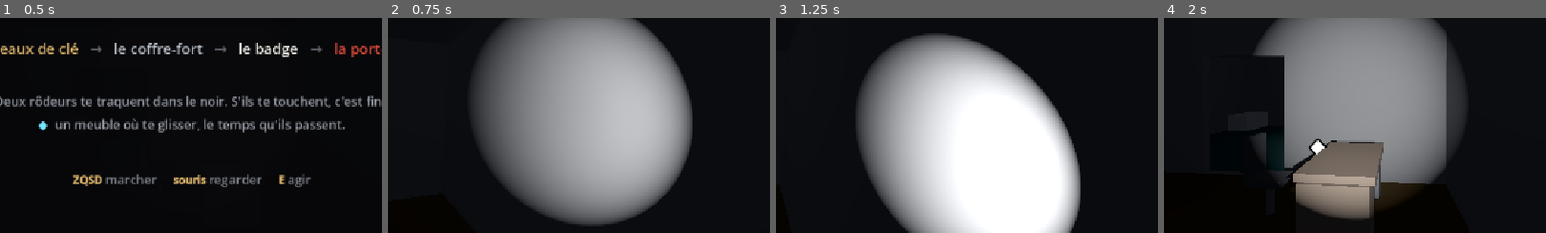
Above: before the commit, frames 1-4 (left to right).
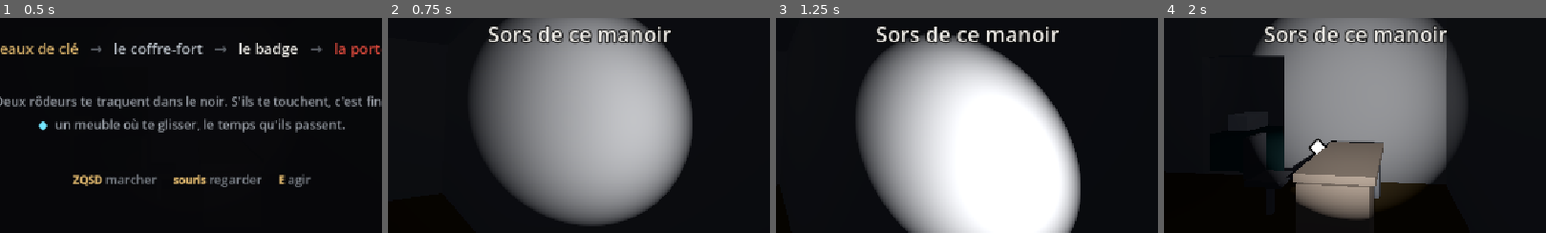
Above: after the commit, the same moments.

Repository: Kinder2149/escape-room
Game: Godot game, scene res://jeu.tscn
Two runs of this game, one before a commit and one after it. Both use one fixed random seed, a clock stepped at 60 frames per second and the inputs below.
Inputs (mouse positions are % of the whole screen's width and height, from its top left):
- Up to frame 1 (0.5 s): no input
- Up to frame 2 (0.75 s): tap Enter at 0.5 s; move the mouse to (72, 45) at 0.52 s; hold D (droite) from 0.53 s (still down); hold E (agir) from 0.53 s (still down); click (72, 45) at 0.67 s
- Up to frame 3 (1.25 s): keep holding D (droite); keep holding E (agir)
- Up to frame 4 (2 s): tap Space at 1.25 s; move the mouse to (45, 50) at 1.27 s; release D (droite) at 1.28 s; release E (agir) at 1.28 s; hold Z (avancer) from 1.28 s (still down); tap S (reculer) at 1.35 s
The pictures show only the part of the screen within x 25-75%, y 33-83%; the shares and areas given below are measured in that part.

Frame 1 is identical in both runs. In frame 2, 2.1% of the frame differs, in the area x 26-74%, y 3-12%; in frame 3, 1.6%; in frame 4, 2.2%.

Commit message:
Le jet 12 est clos : le manoir s'explique
Étape 3 et clôture. « Sors de ce manoir » s'affiche au moment où le
joueur reprend la main, quatre secondes, puis un fondu. Placée au-dessus
du centre pour ne pas masquer la pièce du réveil ; en fondu parce qu'un
texte qui s'éteint sèchement accroche l'oeil pile quand on commence à
explorer.

LE JET EN UN MOT : n'importe qui peut désormais jouer. Jusqu'à
aujourd'hui le jeu n'indiquait NULLE PART quelles touches appuyer.

Ce qu'il a coûté : aucune scène nouvelle (dix sur vingt), aucune règle de
jeu touchée, aucun chiffre d'équilibrage modifié, aucun document nouveau.

Ce qu'il a rapporté au-delà de son objet :
- le panneau enseigne le code couleur du jet 10 avant qu'on entre, ce que
  le jet 10 n'avait jamais fait ;
- la victoire relance enfin — défaut vieux des jets 1 à 5, affirmé résolu
  par PLAN.md, invisible au filet par construction ;
- une bombe désamorcée dans la sonde defaite ;
- six mensonges de documents et de commentaires corrigés.

Les deux leçons, écrites dans PLAN.md :
1. Une limite qu'un outil de contrôle avoue est un endroit où aller
   regarder à la main, pas une case à cocher.
2. Un « tout est vert » se vérifie sur quatre chiffres, pas un — 21
   séries, 21 verdicts, 0 raté, aucun doublon. Deux exécutions
   simultanées ont produit un log troué qui annonçait zéro raté.

CE QUE CE JET NE RÈGLE PAS, et c'est écrit exprès : la profondeur. Le
joueur comprend ce qu'on attend de lui ; le jeu n'a toujours qu'un seul
verbe. La question ouverte reste ouverte et devient le prochain chantier.

Filet : 21 séries, 21 verdicts, 0 raté, 0 glissement, aucun doublon.

Co-Authored-By: Claude Opus 4.8 <noreply@anthropic.com>

Diff:
--- a/jeu.gd
+++ b/jeu.gd
@@ -25,6 +25,11 @@
 ## Une victoire se savoure un peu plus longtemps qu'une capture.
 const DUREE_LECTURE_ATTRAPE := 2.0
 const DUREE_LECTURE_GAGNE := 3.0
+## La ligne du réveil : le temps de la lire sans y penser, puis elle s'efface
+## d'elle-même. En fondu, pas d'un coup — une disparition sèche accroche l'œil
+## au moment précis où le joueur commence à regarder autour de lui.
+const DUREE_LIGNE_REVEIL := 4.0
+const DUREE_FONDU_REVEIL := 1.0
 
 @onready var message_gagne: Label = $Interface/MessageGagne
 @onready var message_perdu: Label = $Interface/MessagePerdu
@@ -33,6 +38,7 @@
 @onready var compteur: Label = $Interface/Compteur
 @onready var fente: Control = $Interface/Fente
 @onready var message_audit: Label = $Interface/MessageAudit
+@onready var message_reveil: Label = $Interface/MessageReveil
 @onready var panneau: ColorRect = $Interface/Panneau
 
 ## Émis quand le joueur appuie sur une touche devant le panneau d'accueil.
@@ -58,6 +64,7 @@
 	message_action.text = ""
 	message_refus.text = ""
 	message_audit.hide()
+	message_reveil.hide()
 	fente.hide()
 	panneau.hide()
 	maj_compteur()
@@ -141,6 +148,19 @@
 	joueur.set_physics_process(true)
 	joueur.set_process_unhandled_input(true)
 	Input.mouse_mode = Input.MOUSE_MODE_CAPTURED
+	annonce_le_reveil()
+
+
+## Le panneau se lit une fois, avant d'entrer. Cette ligne est ce qui reste
+## quand le joueur se retrouve seul dans le noir — le but, et rien d'autre.
+## Elle ne demande rien : elle s'efface toute seule.
+func annonce_le_reveil() -> void:
+	message_reveil.modulate.a = 1.0
+	message_reveil.show()
+	var fondu := create_tween()
+	fondu.tween_interval(DUREE_LIGNE_REVEIL)
+	fondu.tween_property(message_reveil, "modulate:a", 0.0, DUREE_FONDU_REVEIL)
+	fondu.tween_callback(message_reveil.hide)
 
 
 ## Devant le panneau, n'importe quelle touche entre dans le manoir — c'est ce
--- a/jeu.tscn
+++ b/jeu.tscn
@@ -42,6 +42,12 @@
 [sub_resource type="LabelSettings" id="LabelSettings_panneau_entrer"]
 font_size = 18
 font_color = Color(0.37, 0.8, 0.84, 1)
+
+[sub_resource type="LabelSettings" id="LabelSettings_reveil"]
+font_size = 32
+font_color = Color(0.94, 0.93, 0.91, 1)
+outline_size = 8
+outline_color = Color(0, 0, 0, 0.85)
 
 [sub_resource type="LabelSettings" id="LabelSettings_audit"]
 font_size = 26
@@ -268,6 +274,22 @@
 label_settings = SubResource("LabelSettings_audit")
 horizontal_alignment = 1
 
+; LA LIGNE DU RÉVEIL (jet 12). Le panneau se lit une fois ; cette ligne est ce
+; qui reste quand le joueur est lâché dans le noir. Elle se place au-dessus du
+; centre pour ne pas masquer ce qu'on regarde, et s'efface en fondu au bout de
+; quelques secondes — sans jamais demander qu'on s'en occupe.
+[node name="MessageReveil" type="Label" parent="Interface"]
+anchors_preset = 15
+anchor_right = 1.0
+anchor_bottom = 1.0
+offset_bottom = -170.0
+grow_horizontal = 2
+grow_vertical = 2
+text = "Sors de ce manoir"
+label_settings = SubResource("LabelSettings_reveil")
+horizontal_alignment = 1
+vertical_alignment = 1
+
 [node name="MessageRefus" type="Label" parent="Interface"]
 anchors_preset = 15
 anchor_right = 1.0
Not shown, changed: BASE.md
Not shown, changed: PLAN.md
Not shown, changed: PROJET_CONTEXTE.md
